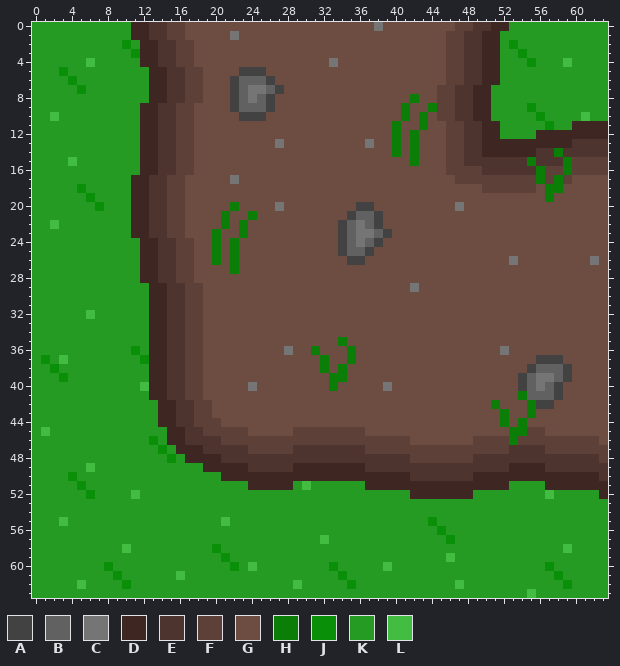
Edited in one commit: pixel-art sprite (graphics/gras/path_r-u.png). Above is the file before it was changed.
The file is 64x64 pixels.
Palette (. is transparent): A #424242  B #616161  C #757575  D #3e2723  E #4e342e  F #5d4037  G #6d4c41  H #0a7e07  J #0a8f08  K #259b24  L #42bd41
The same view after the edit:
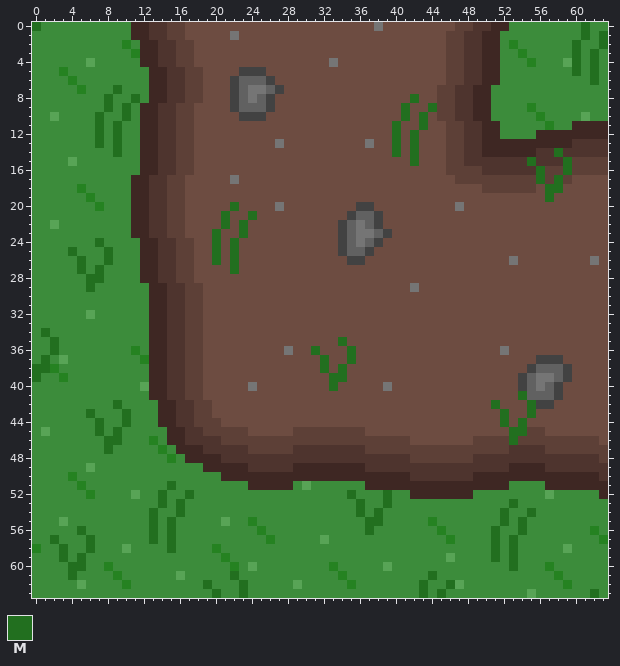
Colours new in this view: M #226f1f
Diff:
colour J: #0a8f08 -> #258221
colour K: #259b24 -> #3c8c3b
colour L: #42bd41 -> #58a456
y 0: x 0 K -> M; x 61 K -> M
y 1: x 61 K -> M; x 63 K -> M
y 2: x 60 K -> M; x 63 K -> M
y 3..5: x 60 K -> M; x 62 K -> M
y 6: x 62 K -> M
y 7: x 9 K -> M
y 8: x 8 K -> M; x 11 K -> M; x 42 H -> M
y 9: x 8 K -> M; x 10 K -> M; x 41 H -> M; x 44 H -> M
y 10: x 7 K -> M; x 10 K -> M; x 41 H -> M; x 43 H -> M
y 11: x 7 K -> M; x 9 K -> M; x 40 H -> M; x 43 H -> M
y 12..13: x 7 K -> M; x 9 K -> M; x 40 H -> M; x 42 H -> M
y 14: x 9 K -> M; x 40 H -> M; x 42 H -> M; x 58 H -> M
y 15: x 42 H -> M; x 55 H -> M; x 59 H -> M
y 16: x 56 H -> M; x 59 H -> M
y 17: x 56 H -> M; x 58 H -> M
y 18: x 57..58 HH -> MM
y 19: x 57 H -> M
y 20: x 22 H -> M
y 21: x 21 H -> M; x 24 H -> M
y 22: x 21 H -> M; x 23 H -> M
y 23: x 20 H -> M; x 23 H -> M
y 24: x 7 K -> M; x 20 H -> M; x 22 H -> M
y 25: x 4 K -> M; x 8 K -> M; x 20 H -> M; x 22 H -> M
y 26: x 5 K -> M; x 8 K -> M; x 20 H -> M; x 22 H -> M
y 27: x 5 K -> M; x 7 K -> M; x 22 H -> M
y 28: x 6..7 KK -> MM
y 29: x 6 K -> M
y 34: x 1 K -> M
y 35: x 2 K -> M; x 34 H -> M
y 36: x 2 K -> M; x 31 H -> M; x 35 H -> M
y 37: x 1 J -> M; x 32 H -> M; x 35 H -> M
y 38: x 0..1 KK -> MM; x 32 H -> M; x 34 H -> M
y 39: x 0 K -> M; x 33..34 HH -> MM
y 40: x 33 H -> M
y 41: x 54 H -> M
y 42: x 9 K -> M; x 51 H -> M; x 55 H -> M
y 43: x 6 K -> M; x 10 K -> M; x 52 H -> M; x 55 H -> M
y 44: x 7 K -> M; x 10 K -> M; x 52 H -> M; x 54 H -> M
y 45: x 7 K -> M; x 9 K -> M; x 53..54 HH -> MM
y 46: x 8..9 KK -> MM; x 53 H -> M
y 47: x 8 K -> M
y 51: x 15 K -> M
y 52: x 14 K -> M; x 17 K -> M; x 35 K -> M; x 39 K -> M
y 53: x 14 K -> M; x 16 K -> M; x 36 K -> M; x 39 K -> M; x 53 K -> M
y 54: x 13 K -> M; x 16 K -> M; x 36 K -> M; x 38 K -> M; x 52 K -> M; x 55 K -> M
y 55: x 13 K -> M; x 15 K -> M; x 24 K -> J; x 37..38 KK -> MM; x 52 K -> M; x 54 K -> M
y 56: x 5 K -> M; x 13 K -> M; x 15 K -> M; x 25 K -> J; x 37 K -> M; x 51 K -> M; x 54 K -> M; x 62 K -> J
y 57: x 2 K -> M; x 6 K -> M; x 13 K -> M; x 15 K -> M; x 26 K -> J; x 51 K -> M; x 53 K -> M; x 63 K -> J
y 58: x 0 K -> J; x 3 K -> M; x 6 K -> M; x 15 K -> M; x 51 K -> M; x 53 K -> M
y 59: x 3 K -> M; x 5 K -> M; x 51 K -> M; x 53 K -> M
y 60: x 4..5 KK -> MM; x 53 K -> M
y 61: x 4 K -> M; x 22 K -> M; x 44 K -> M
y 62: x 19 K -> M; x 23 K -> M; x 43 K -> M; x 46 K -> M
y 63: x 20 K -> M; x 23 K -> M; x 43 K -> M; x 45 K -> M; x 62 K -> M
